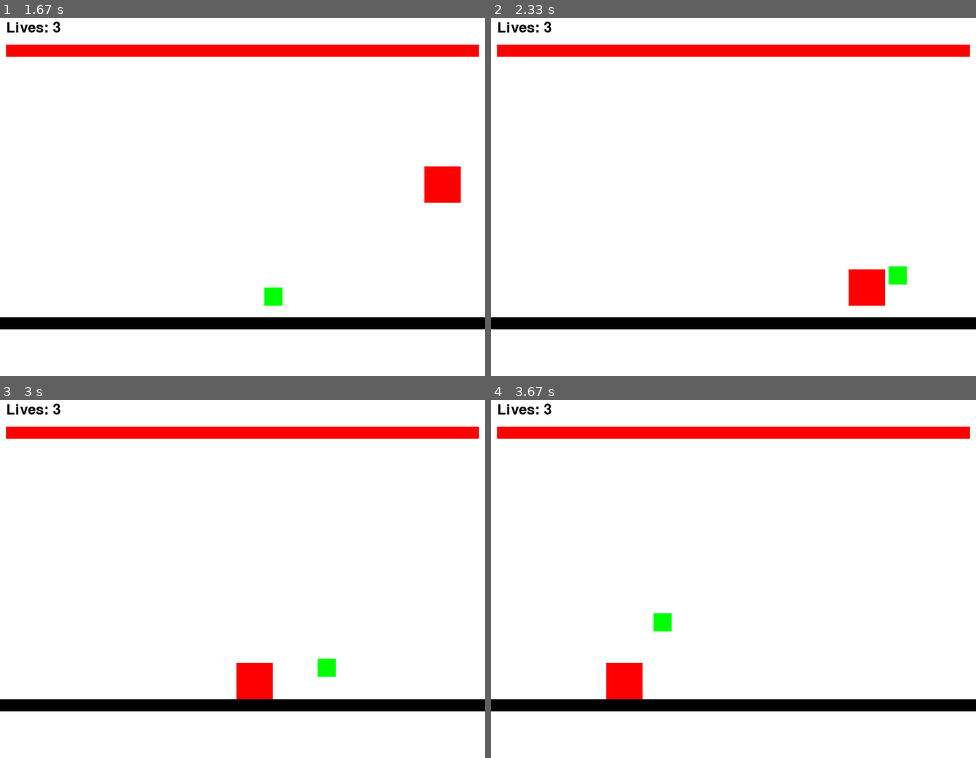
Above: before the commit, frames 1-4 (two rows, left to right).
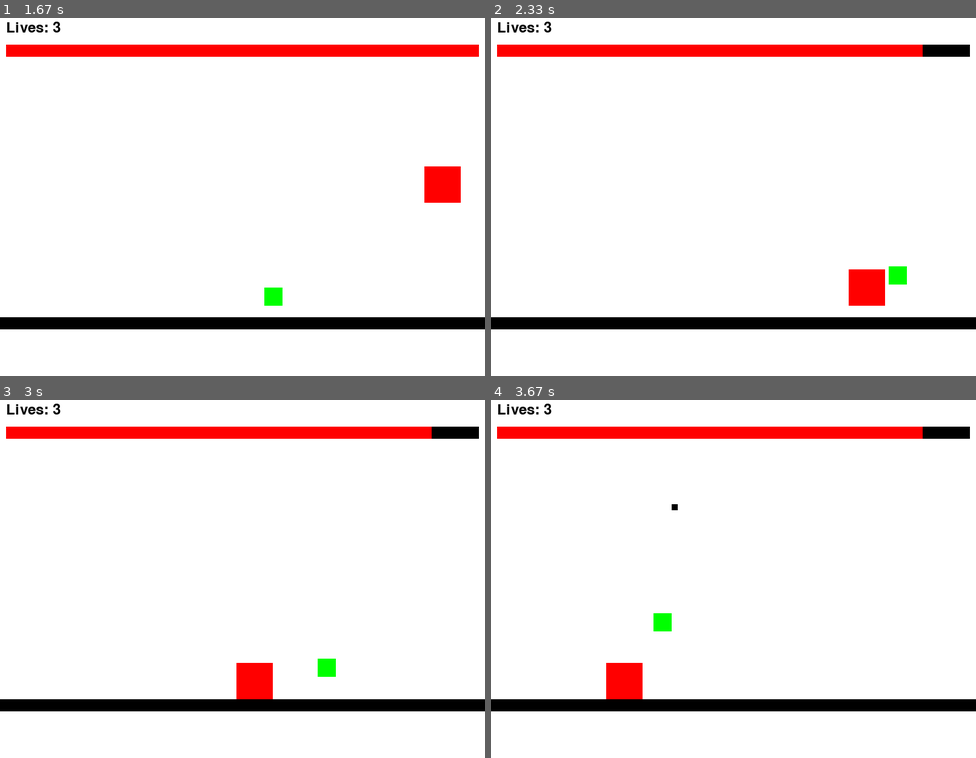
Above: after the commit, the same moments.

Repository: Nicotine-all-day/Groupe-12-amazing-project
Game: pygame game, started from Project45.py
Same seed, same stepped clock (60 frames per second), same inputs: the game is played once before the commit and once after it.
Inputs:
- Up to frame 1 (1.67 s): tap Space at 0.33, 0.73, 1.03, 1.23, 1.53 s; hold I 0.67-1.13 s; hold D 0.67-1.13 s; hold D 1.17-1.63 s
- Up to frame 2 (2.33 s): hold W 1.67-1.97 s; tap Space at 1.73, 2.07 s; hold D from 2 s (still down); tap E at 2.15 s
- Up to frame 3 (3 s): tap Space at 2.37, 2.57, 2.87 s; release D at 2.47 s; hold A from 2.5 s (still down)
- Up to frame 4 (3.67 s): release A at 3.03 s; hold A 3.07-3.47 s; tap Space at 3.13, 3.43, 3.57 s; hold W from 3.5 s (still down); tap E at 3.65 s

Frame 1 is identical in both runs. In frame 2, 0.3% of the frame differs, in the area x 89-99%, y 7-11%; in frame 3, 0.3%; in frame 4, 0.4%, in the area x 37-99%, y 7-31%.

Commit message:
Trying to make it

Diff:
--- a/Project45.py
+++ b/Project45.py
@@ -212,9 +212,9 @@
                 player_x += dash_distance
             last_dash_time = current_time
 
-        # Activate invincibility if 'i' is pressed
+        # Toggle invincibility if 'i' is pressed
         if keys[pygame.K_i]:
-            invincible = True
+            invincible = not invincible
 
         # Horizontal movement
         if keys[pygame.K_a]:
@@ -234,6 +234,14 @@
         if keys[pygame.K_SPACE] and not is_jumping:
             player_velocity_y = jump_strength
             is_jumping = True
+
+        # Throw hammer with cooldown
+        if keys[pygame.K_w] and current_time - last_hammer_time > hammer_cooldown:
+            if facing_direction == "left":
+                hammers.append({"x": player_x, "y": player_y, "vx": -hammer_velocity_x, "vy": hammer_velocity_y_initial})
+            elif facing_direction == "right":
+                hammers.append({"x": player_x + player_width, "y": player_y, "vx": hammer_velocity_x, "vy": hammer_velocity_y_initial})
+            last_hammer_time = current_time
 
         # Apply gravity
         player_velocity_y += gravity
@@ -301,6 +309,22 @@
             # Move to level two
             level = 2
             continue
+
+        # Collision with enemy
+        if not invincible and (player_x < enemy_x + enemy_width and
+            player_x + player_width > enemy_x and
+            player_y < enemy_y + enemy_height and
+            player_y + player_height > enemy_y):
+            player_lives -= 1
+            if player_lives > 0:
+                # Respawn player at the opposite side of the enemy
+                if enemy_x < SCREEN_WIDTH / 2:
+                    player_x = SCREEN_WIDTH - player_width - 10  # Respawn on the right side
+                else:
+                    player_x = 10  # Respawn on the left side
+                player_y = SCREEN_HEIGHT - player_height - 100
+            else:
+                running = False  # End the game when no lives are left
 
         # Fill screen with white background
         screen.fill(WHITE)
